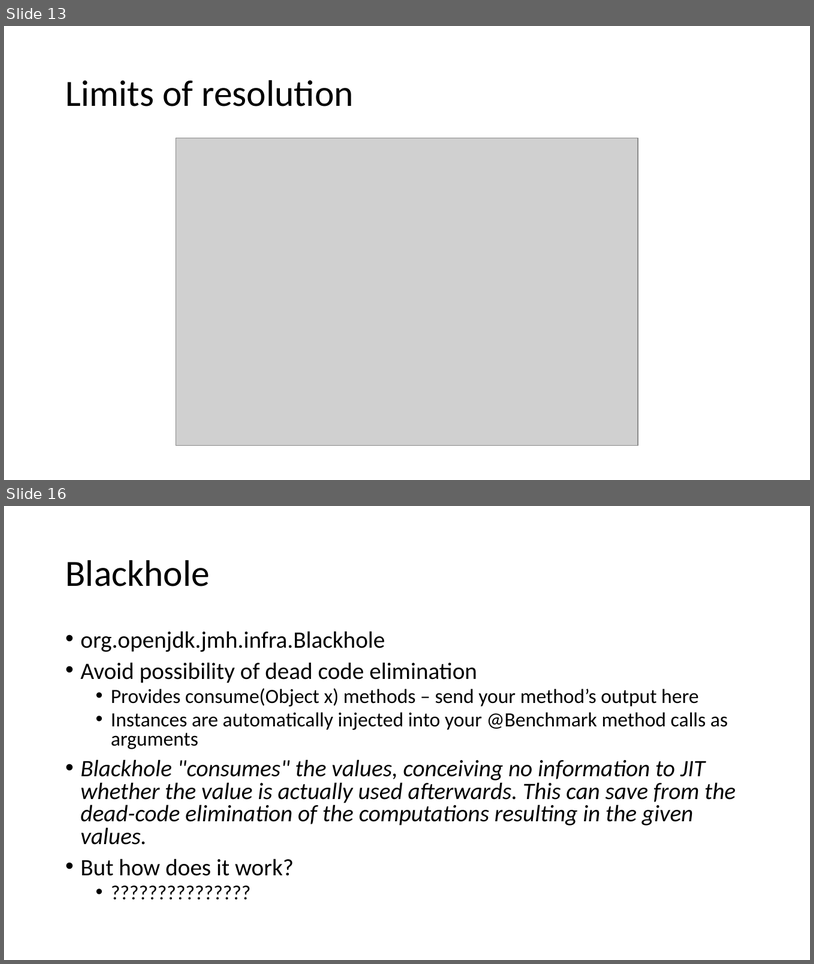
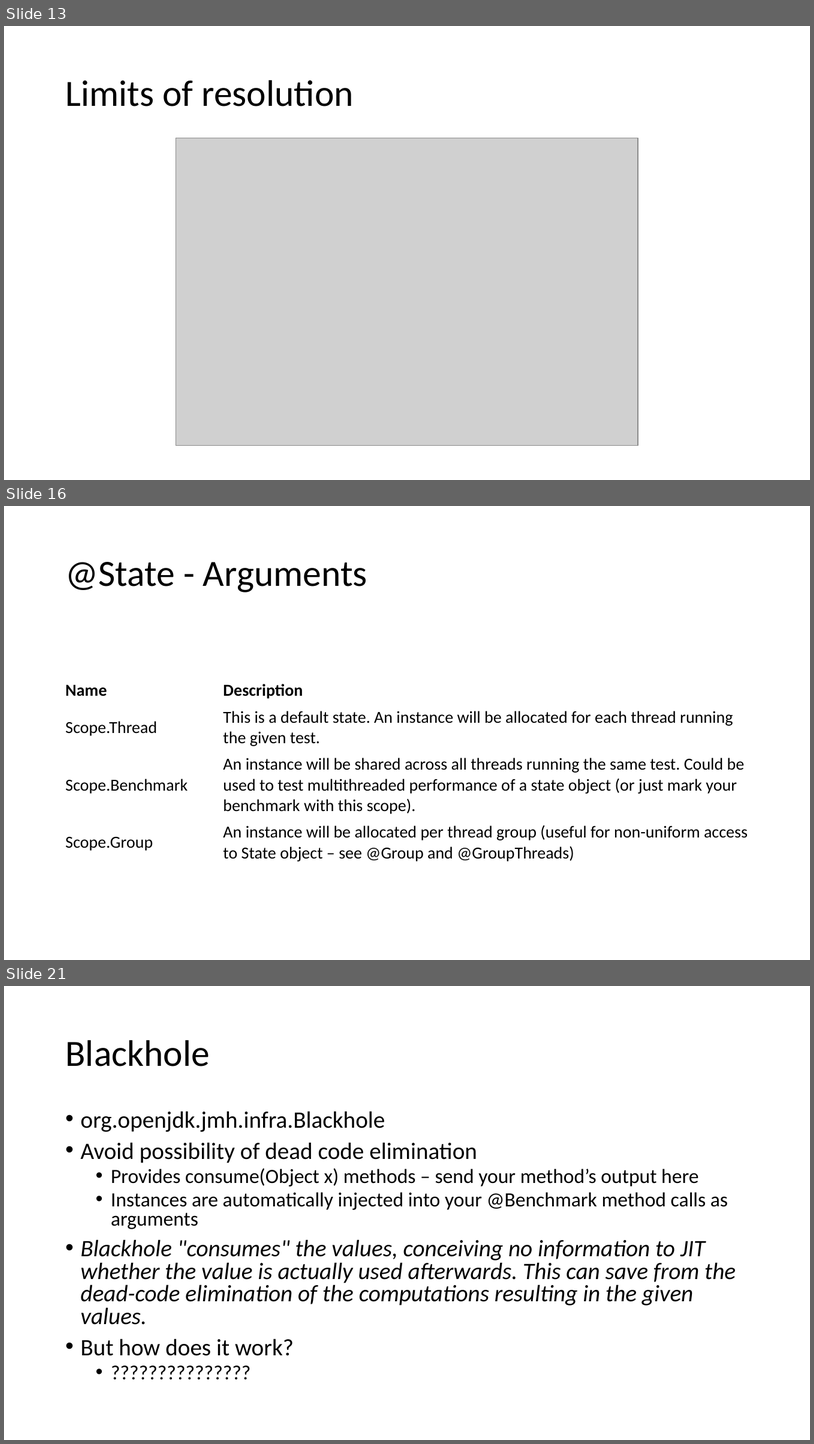
Before and after one commit to tresat/JMH-Presentation, a slide deck: doc/slides.pptx. Shown one above the other, each under a label of ours: slides 13 and 16 before the commit, slides 13, 16 and 21 after it; the slides between them are not shown. The pictures are 814x964 and 814x1444 pixels, drawn with LibreOffice and Linux fonts; fonts in the diff are those of the drawing; grey boxes stand for pictures. Boxes give left, top, right and bottom in pixels: in the first picture for what was removed or moved away, otherwise in the second. Text is boxed around its words. In the diff, an @@ line names an element or a change of style, - is before the commit and + after.

```diff
--- a/doc/slides.pptx
+++ b/doc/slides.pptx
@@ slide 16 added at (4,506,810,960), background #FFFFFF @@
@@ title added at (65,562,368,592), 44 pt, text #000000 @@
+@State - Arguments
@@ table added at (60,677,755,864), 4 rows, 2 columns @@
+Name | Description
+Scope.Thread | This is a default state. An instance will be allocated for each thread running the given test.
+Scope.Benchmark | An instance will be shared across all threads running the same test. Could be used to test multithreaded performance of a state object (or just mark your benchmark with this scope).
+Scope.Group | An instance will be allocated per thread group (useful for non-uniform access to State object – see @Group and @GroupThreads)
@@ what was slide 16 is now slide 21 @@
```
Also in this commit, not shown: 1 slide changed, 10 other slides added, 1 slide removed, 15 other files.
